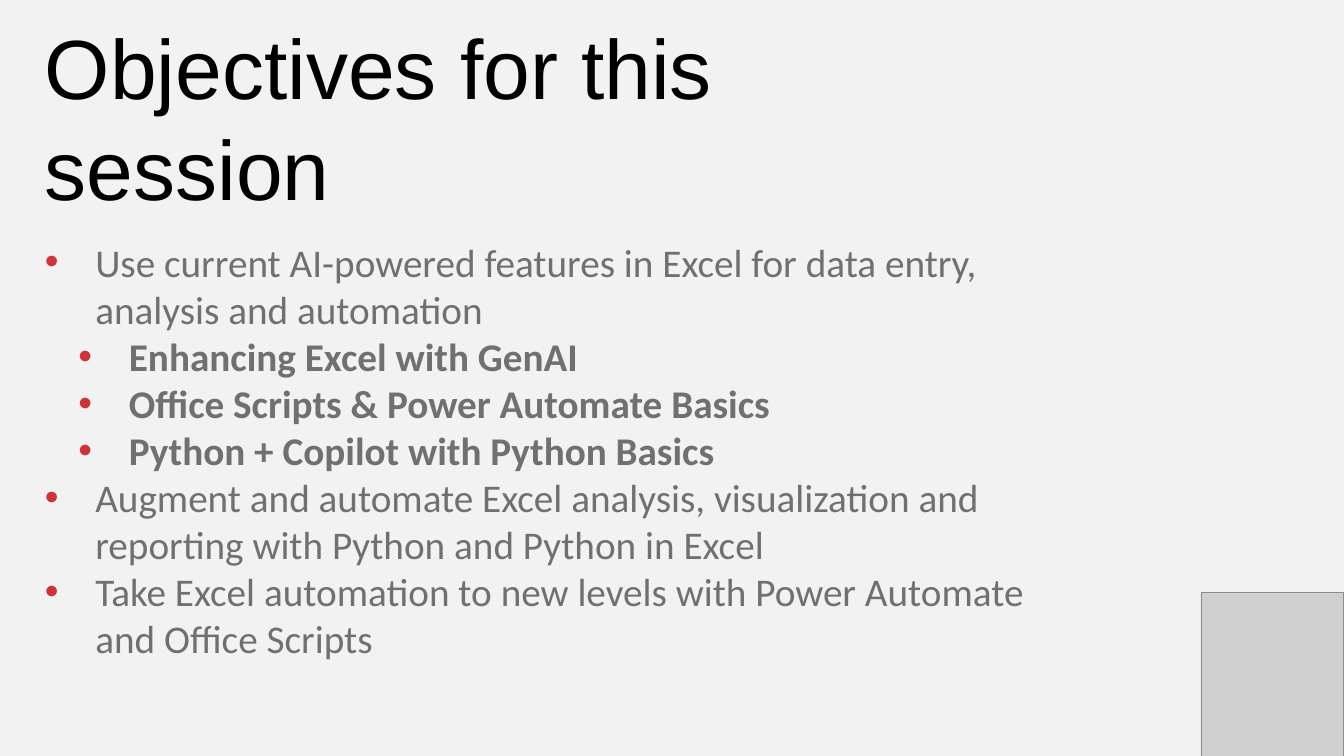
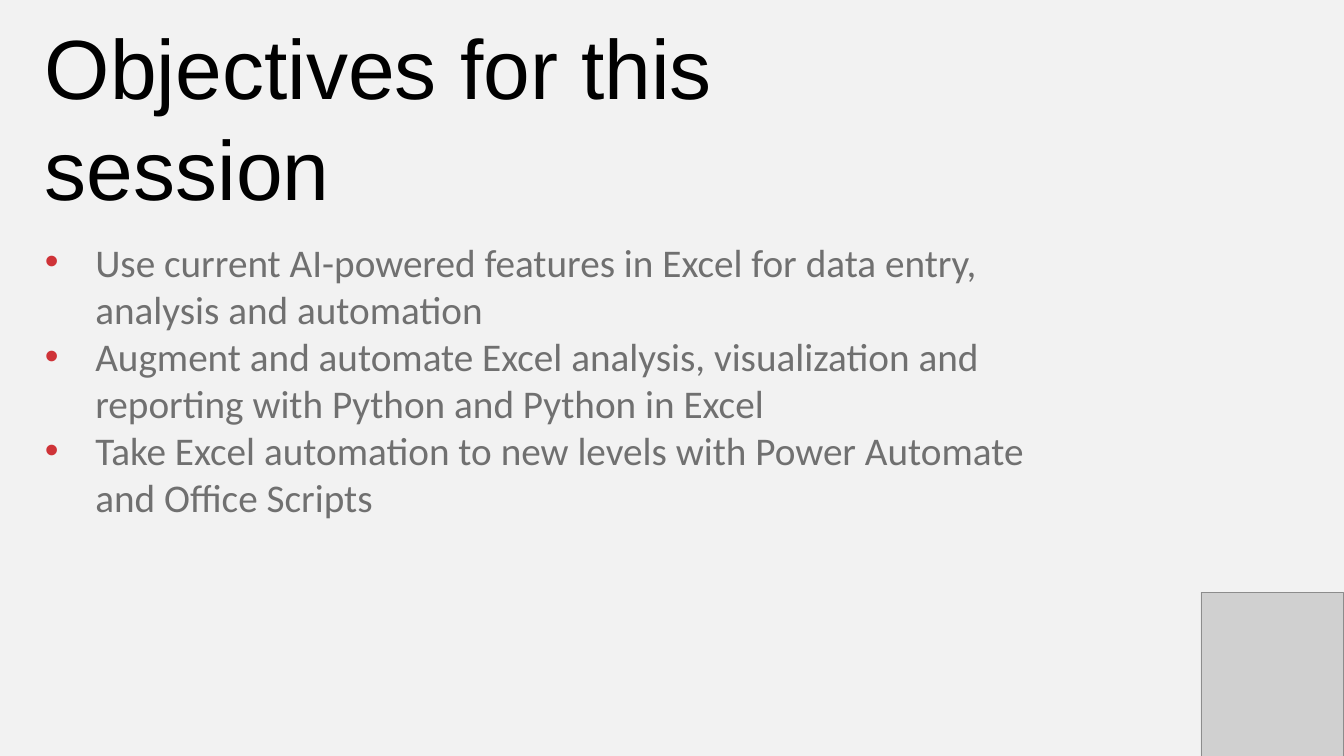
Before and after one commit to stringfestdata/xlgs-mc-2025, a slide deck: slide 3 of excel-power-tools-gxls-2025.pptx. Drawn at 1344x756 pixels with LibreOffice and Linux fonts; fonts in the diff are those of the drawing; grey boxes stand for pictures. Boxes give left, top, right and bottom in pixels: in the first picture for what was removed or moved away, otherwise in the second. Text is boxed around its words. In the diff, an @@ line names an element or a change of style, - is before the commit and + after.

```diff
--- a/excel-power-tools-gxls-2025.pptx
+++ b/excel-power-tools-gxls-2025.pptx
@@ text at box(129, 343, 769, 471): paragraphs removed @@
-  • Enhancing Excel with GenAI
-  • Office Scripts & Power Automate Basics
-  • Python + Copilot with Python Basics
```
Also in this commit, not shown: 6 other slides changed, 29 slides added, 5 slides removed, 45 other files.
